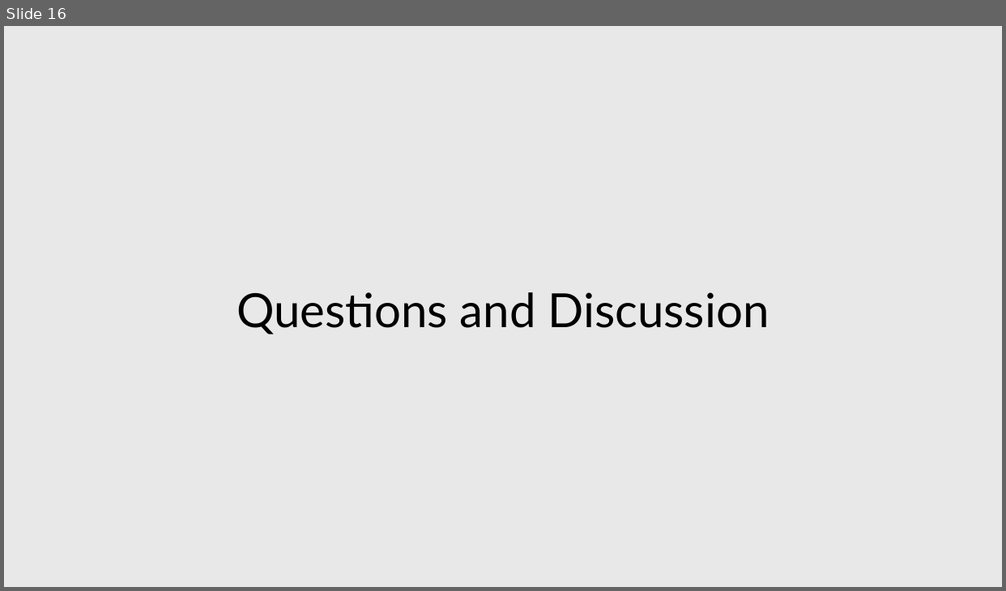
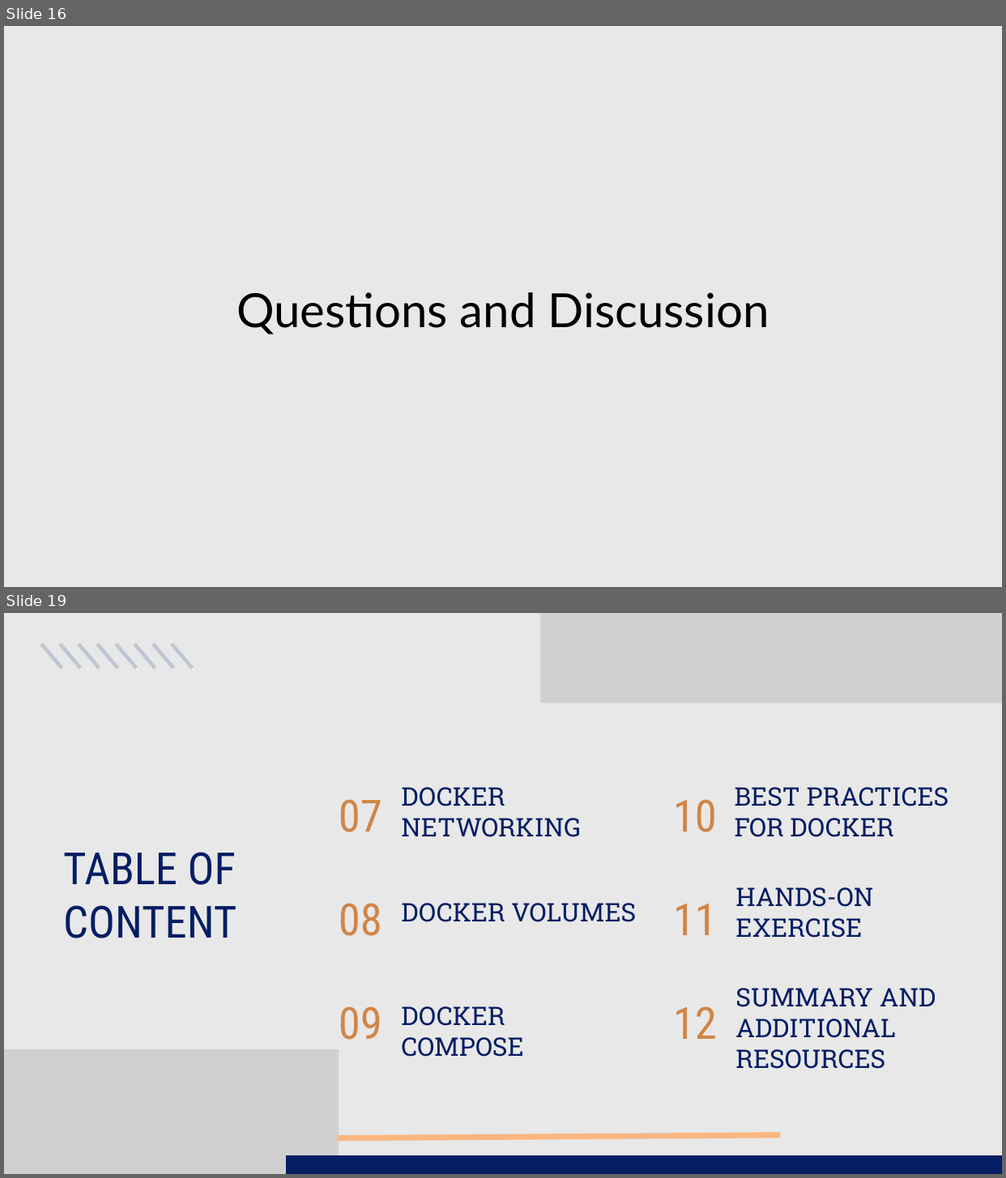
Before and after one commit to tranphuquy19/QA-DevOps-training, a slide deck: DevOps Principles and Practices for QA Professionals.pptx. Shown one above the other, each under a label of ours: slide 16 before the commit, slides 16 and 19 after it; the slides between them are not shown. The pictures are 1006x591 and 1006x1178 pixels, drawn with LibreOffice and Linux fonts; fonts in the diff are those of the drawing; grey boxes stand for pictures. Boxes give left, top, right and bottom in pixels: in the first picture for what was removed or moved away, otherwise in the second. Text is boxed around its words. In the diff, an @@ line names an element or a change of style, - is before the commit and + after.

```diff
--- a/DevOps Principles and Practices for QA Professionals.pptx
+++ b/DevOps Principles and Practices for QA Professionals.pptx
@@ slide 19 added at (x1=4, y1=613, x2=1002, y2=1174), background #E8E8E8 @@
@@ picture added at (x1=540, y1=613, x2=1002, y2=703) @@
@@ line added from (41, 644) to (62, 668), #BEC6D4 5.25 pt @@
@@ line added from (60, 644) to (80, 668), #BEC6D4 5.25 pt @@
@@ line added from (79, 644) to (100, 668), #BEC6D4 5.25 pt @@
@@ line added from (97, 644) to (117, 668), #BEC6D4 5.25 pt @@
@@ line added from (116, 644) to (136, 668), #BEC6D4 5.25 pt @@
@@ line added from (134, 644) to (155, 668), #BEC6D4 5.25 pt @@
@@ line added from (153, 644) to (173, 668), #BEC6D4 5.25 pt @@
@@ line added from (172, 644) to (192, 668), #BEC6D4 5.25 pt @@
@@ text added at (x1=339, y1=799, x2=382, y2=833), 64 pt, text #D18547 @@
+07
@@ text added at (x1=401, y1=787, x2=581, y2=837), 37 pt, text #051D64 @@
+DOCKER NETWORKING
@@ text added at (x1=673, y1=799, x2=717, y2=833), 64 pt, text #D18547 @@
+10
@@ text added at (x1=735, y1=787, x2=949, y2=837), 37 pt, text #051D64 @@
+BEST PRACTICES FOR DOCKER
@@ text added at (x1=63, y1=852, x2=236, y2=939), 64 pt, text #051D64 @@
+TABLE OF
+CONTENT
@@ text added at (x1=339, y1=903, x2=382, y2=936), 64 pt, text #D18547 @@
+08
@@ text added at (x1=401, y1=903, x2=636, y2=922), 37 pt, text #051D64 @@
+DOCKER VOLUMES
@@ text added at (x1=673, y1=904, x2=717, y2=935), 64 pt, text #D18547 @@
+11
@@ text added at (x1=735, y1=888, x2=873, y2=938), 37 pt, text #051D64 @@
+HANDS-ON EXERCISE
@@ text added at (x1=735, y1=988, x2=936, y2=1069), 37 pt, text #051D64 @@
+SUMMARY AND ADDITIONAL RESOURCES
@@ text added at (x1=339, y1=1007, x2=382, y2=1040), 64 pt, text #D18547 @@
+09
@@ text added at (x1=401, y1=1007, x2=523, y2=1057), 37 pt, text #051D64 @@
+DOCKER COMPOSE
@@ text added at (x1=673, y1=1007, x2=717, y2=1039), 64 pt, text #D18547 @@
+12
@@ picture added at (x1=4, y1=1050, x2=339, y2=1174) @@
@@ line added from (337, 1139) to (780, 1135), #F9B680 8.25 pt @@
@@ freeform shape added at (x1=286, y1=1156, x2=1002, y2=1174), fill #051D64 @@
```
Also in this commit, not shown: 2 slides changed, 27 other slides added, 18 other files.
